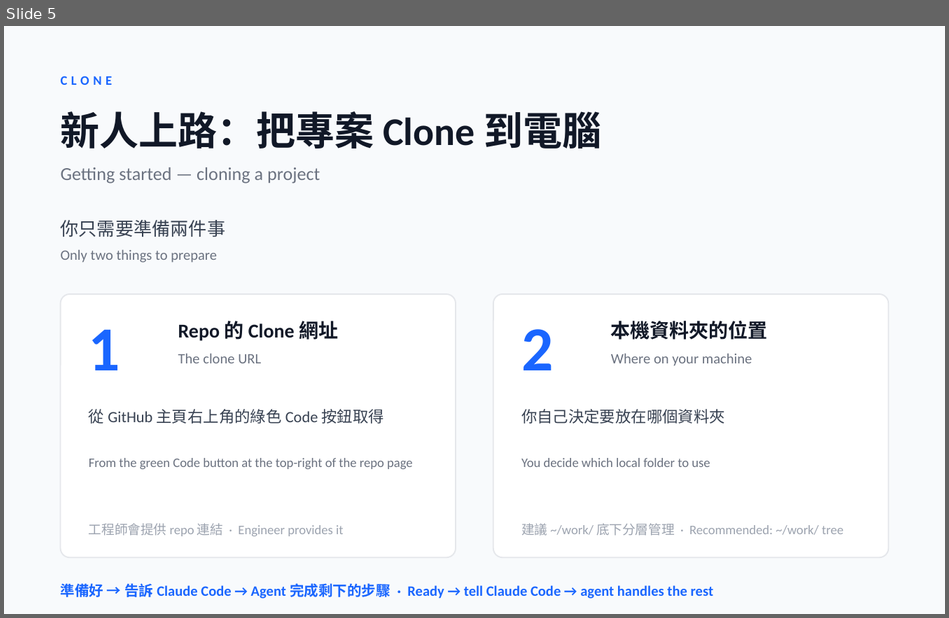
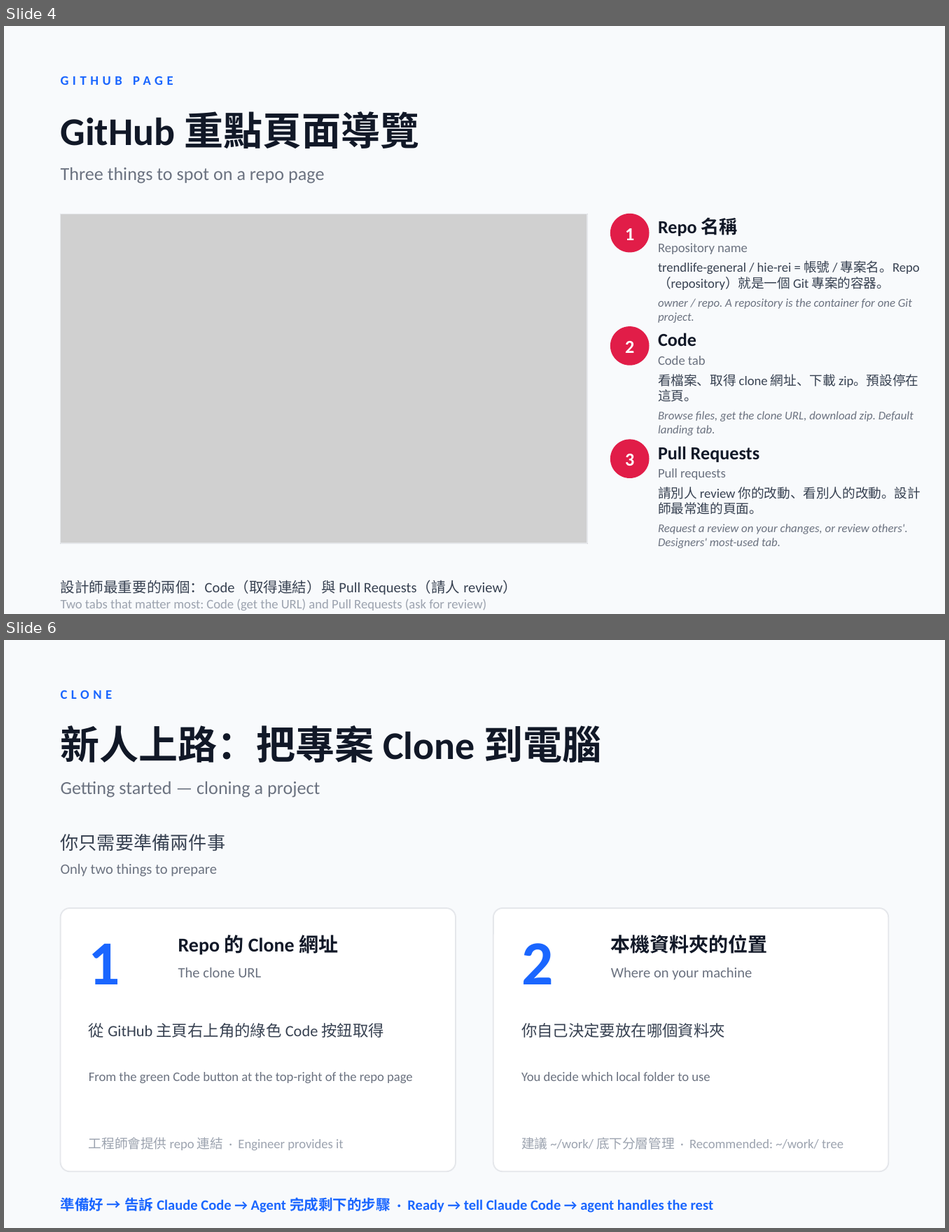
Before and after one commit to JiaWen-Shen/AI-design, a slide deck: proposals/week2-git-architecture.pptx. Shown one above the other, each under a label of ours: slide 5 before the commit, slides 4 and 6 after it; the slides between them are not shown. The pictures are 949x618 and 949x1232 pixels, drawn with LibreOffice and Linux fonts; fonts in the diff are those of the drawing; grey boxes stand for pictures. Boxes give left, top, right and bottom in pixels: in the first picture for what was removed or moved away, otherwise in the second. Text is boxed around its words. In the diff, an @@ line names an element or a change of style, - is before the commit and + after.

```diff
--- a/proposals/week2-git-architecture.pptx
+++ b/proposals/week2-git-architecture.pptx
@@ slide 4 added at (4, 26, 945, 614), background #F8FAFC @@
@@ text added at (61, 76, 173, 85), 10 pt, text #1A66FF, bold @@
+GITHUB PAGE
@@ text added at (61, 111, 420, 148), 30 pt, text #111827, bold @@
+GitHub 重點頁面導覽
@@ text added at (61, 167, 324, 184), 14 pt, text #6B7280 @@
+Three things to spot on a repo page
@@ picture added at (61, 214, 587, 543) @@
@@ rectangle added at (61, 214, 587, 543), outline #E5E7EB 0.75 pt @@
@@ ellipse added at (611, 214, 649, 252), fill #E11D48, outline #E11D48 1 pt @@
@@ text added at (625, 228, 634, 240), 14 pt, text #FFFFFF, bold @@
+1
@@ text added at (658, 217, 738, 236), 14 pt, text #111827, bold @@
+Repo 名稱
@@ text added at (658, 243, 747, 254), 10 pt, text #6B7280 @@
+Repository name
@@ text added at (658, 260, 920, 290), 10 pt, text #374151 @@
+trendlife-general / hie-rei = 帳號 / 專案名。Repo（repository）就是一個 Git 專案的容器。
@@ text added at (658, 298, 912, 323), 9 pt, text #6B7280, italic @@
+owner / repo. A repository is the container for one Git project.
@@ ellipse added at (611, 327, 649, 365), fill #E11D48, outline #E11D48 1 pt @@
@@ text added at (658, 333, 696, 346), 14 pt, text #111827, bold @@
+Code
@@ text added at (625, 341, 634, 353), 14 pt, text #FFFFFF, bold @@
+2
@@ text added at (658, 356, 705, 365), 10 pt, text #6B7280 @@
+Code tab
@@ text added at (658, 374, 918, 402), 10 pt, text #374151 @@
+看檔案、取得 clone 網址、下載 zip。預設停在這頁。
@@ text added at (658, 411, 913, 436), 9 pt, text #6B7280, italic @@
+Browse files, get the clone URL, download zip. Default landing tab.
@@ ellipse added at (611, 440, 649, 477), fill #E11D48, outline #E11D48 1 pt @@
@@ text added at (625, 454, 634, 466), 14 pt, text #FFFFFF, bold @@
+3
@@ text added at (658, 446, 759, 462), 14 pt, text #111827, bold @@
+Pull Requests
@@ text added at (658, 468, 726, 480), 10 pt, text #6B7280 @@
+Pull requests
@@ text added at (658, 487, 921, 515), 10 pt, text #374151 @@
+請別人 review 你的改動、看別人的改動。設計師最常進的頁面。
@@ text added at (658, 524, 908, 548), 9 pt, text #6B7280, italic @@
+Request a review on your changes, or review others'. Designers' most-used tab.
@@ text added at (61, 580, 517, 595), 11 pt, text #374151 @@
+設計師最重要的兩個：Code（取得連結）與 Pull Requests（請人 review）
@@ text added at (61, 599, 486, 610), 10 pt, text #9CA3AF @@
+Two tabs that matter most: Code (get the URL) and Pull Requests (ask for review)
@@ what was slide 5 is now slide 6 @@
```
Also in this commit, not shown: 4 slides changed, 5 other slides added, 1 slide removed, 7 other files.
